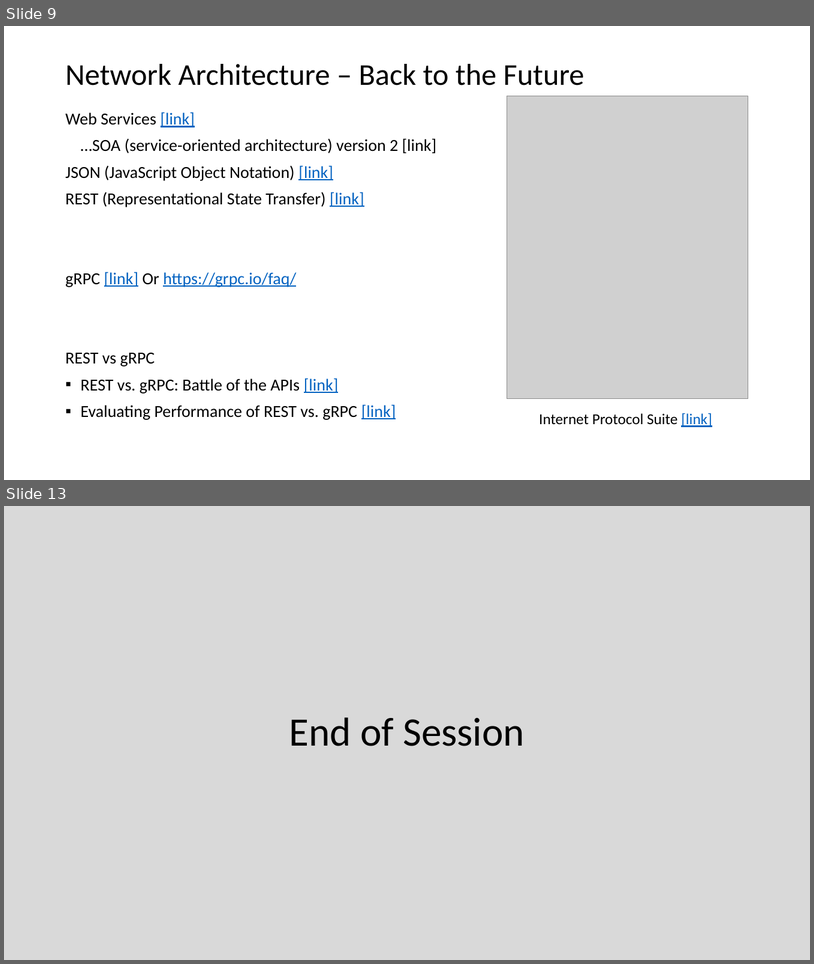
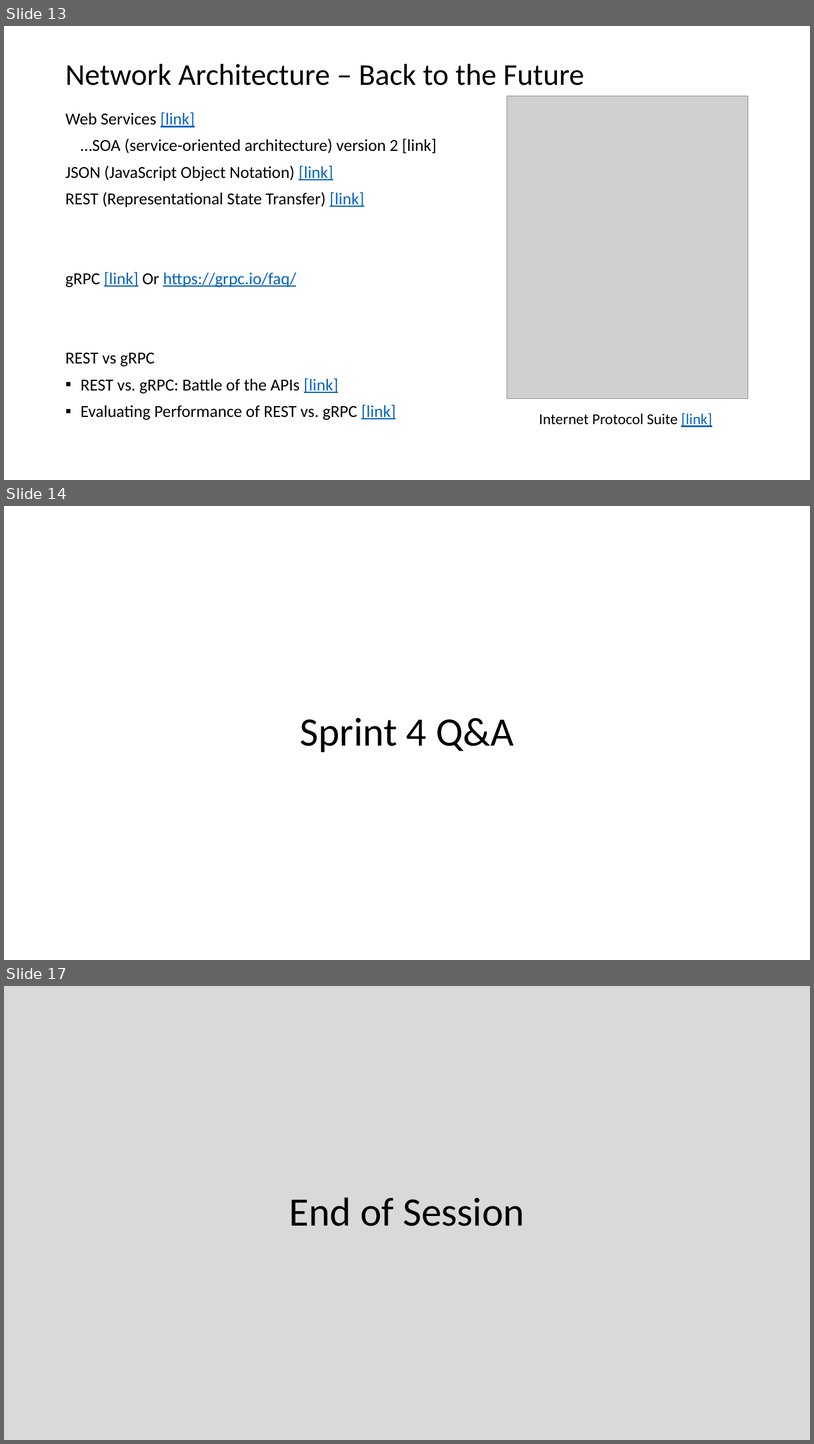
Before and after one commit to EricJPogue/CPSC-24500, a slide deck: lecture-slides/2020-02-27-oop.pptx. Shown one above the other, each under a label of ours: slides 9 and 13 before the commit, slides 13, 14 and 17 after it; the slides between them are not shown. The pictures are 814x964 and 814x1444 pixels, drawn with LibreOffice and Linux fonts; fonts in the diff are those of the drawing; grey boxes stand for pictures. Boxes give left, top, right and bottom in pixels: in the first picture for what was removed or moved away, otherwise in the second. Text is boxed around its words. In the diff, an @@ line names an element or a change of style, - is before the commit and + after.

```diff
--- a/lecture-slides/2020-02-27-oop.pptx
+++ b/lecture-slides/2020-02-27-oop.pptx
@@ slide 14 added at (x1=4, y1=506, x2=810, y2=960), background #FFFFFF @@
@@ title added at (x1=300, y1=717, x2=514, y2=752), 48 pt, text #000000 @@
+Sprint 4 Q&A
@@ what was slide 9 is now slide 13 @@
@@ what was slide 13 is now slide 17 @@
```
Also in this commit, not shown: 5 slides changed, 3 other slides added, 1 other file.
